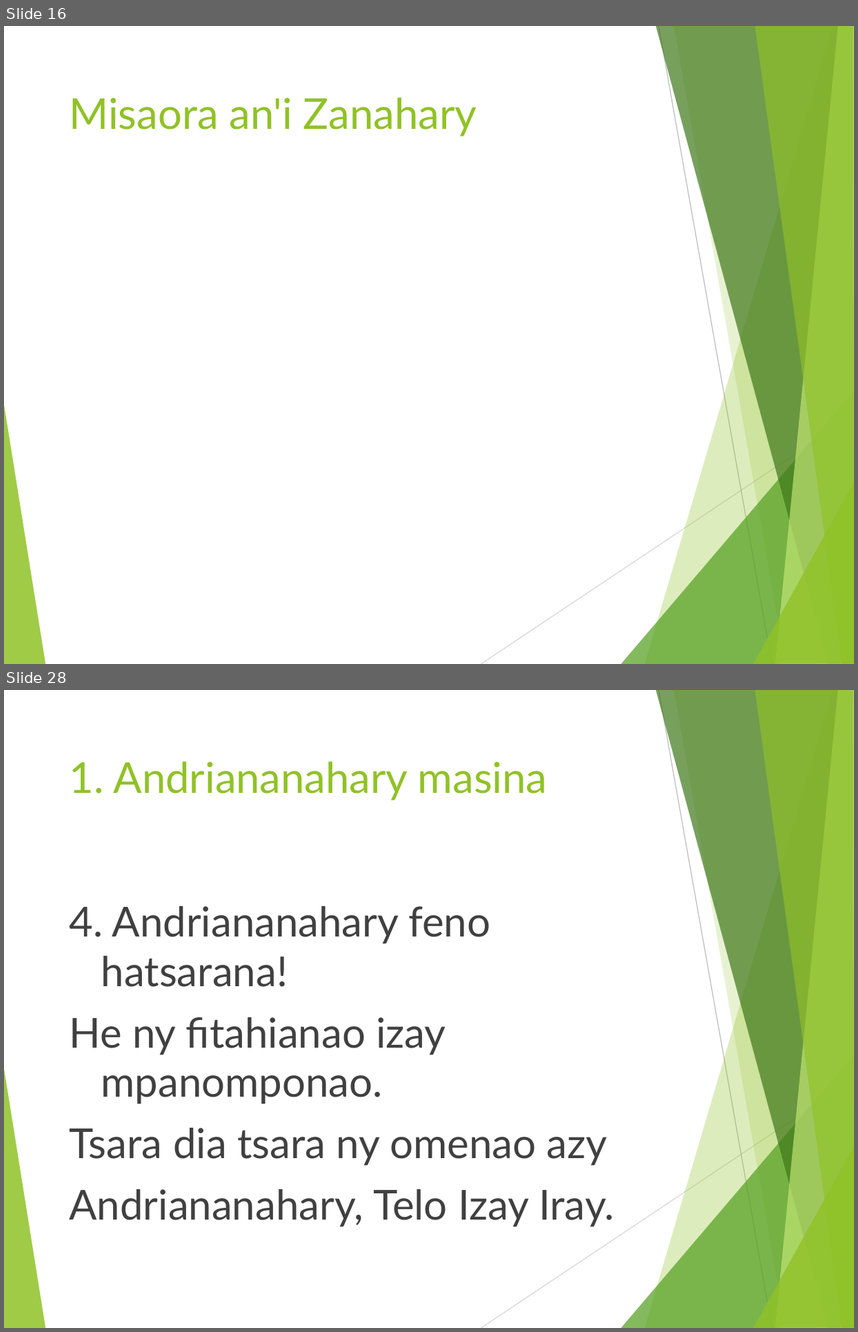
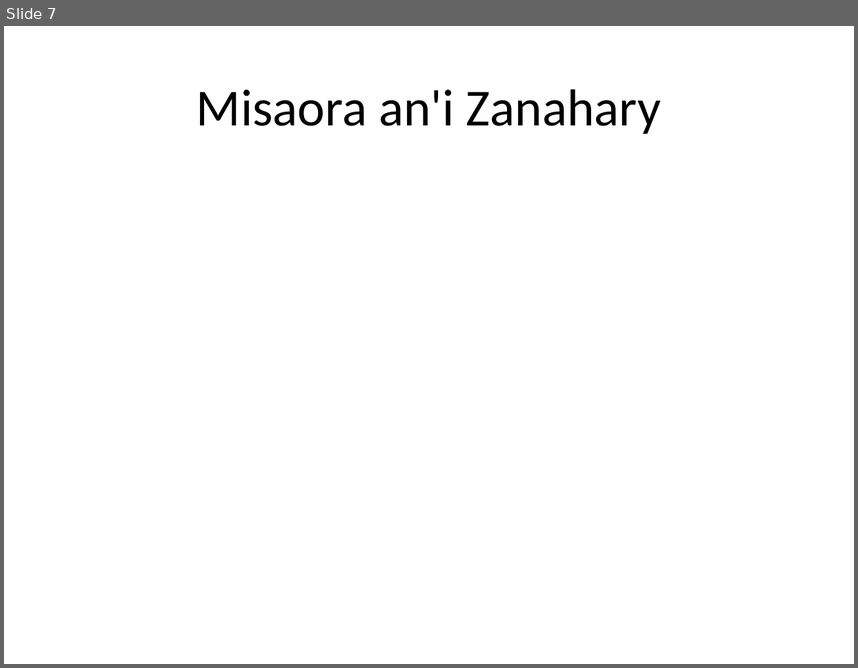
Before and after one commit to jojoX94/Powerpoint-cli--Python, a slide deck: chants.pptx. Shown one above the other, each under a label of ours: slides 16 and 28 before the commit, slide 7 after it; the slides between them are not shown. The pictures are 858x1332 and 858x668 pixels, drawn with LibreOffice and Linux fonts; fonts in the diff are those of the drawing; background and template pictures are left out. Boxes give left, top, right and bottom in pixels: in the first picture for what was removed or moved away, otherwise in the second. Text is boxed around its words. In the diff, an @@ line names an element or a change of style, - is before the commit and + after.

```diff
--- a/chants.pptx
+++ b/chants.pptx
@@ slide 28 removed at box(4, 690, 854, 1328), background #FFFFFF; not listed: 10 template elements that a slide beside it also shows @@
@@ title removed at box(69, 761, 548, 800) @@
-1. Andriananahary masina
@@ text removed at box(69, 906, 615, 1227) @@
-4. Andriananahary feno hatsarana!
-He ny fitahianao izay mpanomponao.
-Tsara dia tsara ny omenao azy
-Andriananahary, Telo Izay Iray.
@@ what was slide 16 is now slide 7 @@
@@ slide 7 changed as well @@
@@ title "Misaora an'i Zanahary": place and size @@
-title "Misaora an'i Zanahary" at box(69, 97, 477, 136)
+title "Misaora an'i Zanahary" at box(197, 89, 662, 134)
@@ title "Misaora an'i Zanahary" at box(197, 89, 662, 134): size 36 to 44 pt, font Lato to Calibri, text colour #90C226 to #000000; alignment left to centre; vertical alignment top to middle @@
@@ group removed at box(4, 26, 854, 664): 8 freeform shapes, 2 lines @@
```
Also in this commit, not shown: 13 other slides changed, 22 other slides removed, 2 other files.
